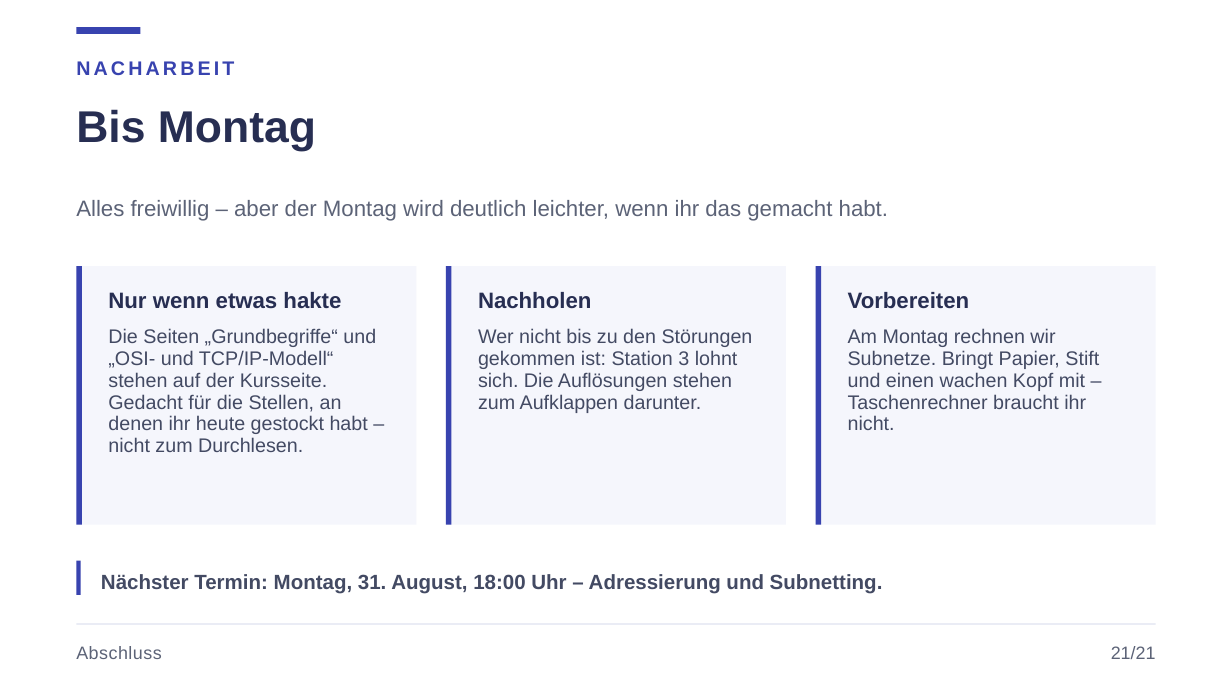
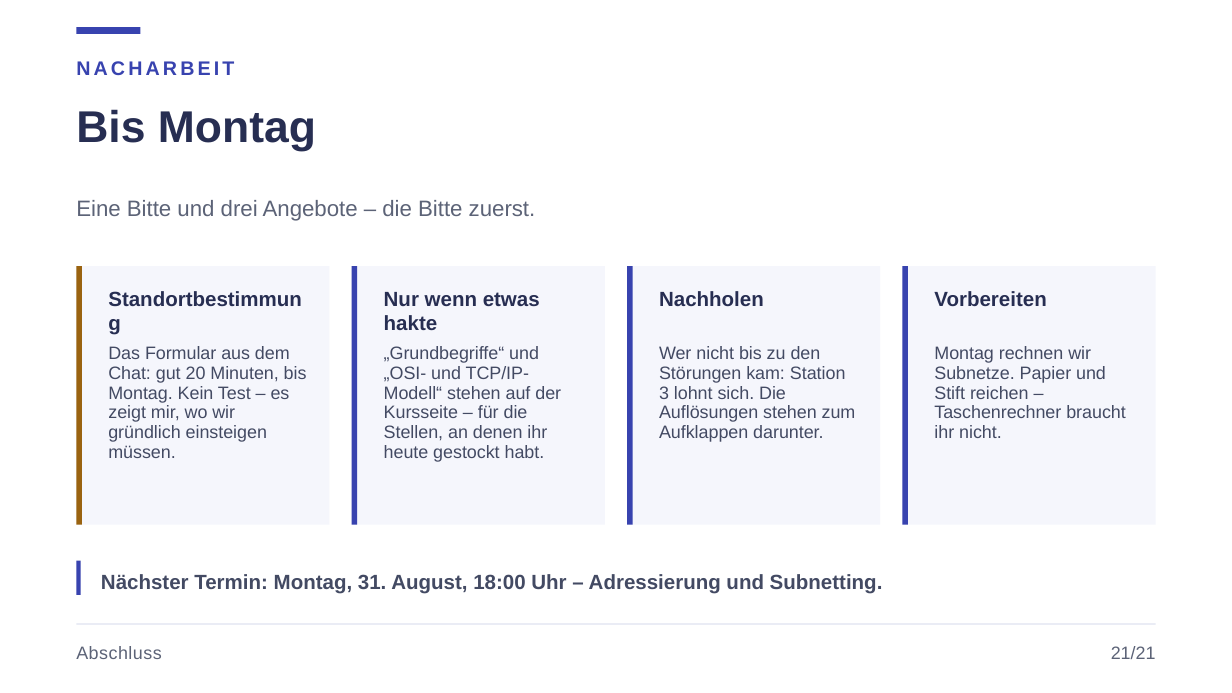
Before and after one commit to JacobMenge/kurs-unterlagen, a slide deck: slide 27 of folien/dist/01-netzwerke-grundlagen.pptx. Drawn at 1232x693 pixels with LibreOffice and Linux fonts; fonts in the diff are those of the drawing. Boxes give left, top, right and bottom in pixels: in the first picture for what was removed or moved away, otherwise in the second. Text is boxed around its words. In the diff, an @@ line names an element or a change of style, - is before the commit and + after.

Commit message:
folien: standortbestimmung auf der bis-montag-folie

```diff
--- a/folien/dist/01-netzwerke-grundlagen.pptx
+++ b/folien/dist/01-netzwerke-grundlagen.pptx
@@ text at (76,200,536,221): text changed @@
-Alles freiwillig – aber der Montag wird deutlich leichter, wenn ihr das gemacht habt.
+Eine Bitte und drei Angebote – die Bitte zuerst.
@@ rectangle: place and size @@
-rectangle at (76,266,416,525)
+rectangle at (76,266,330,525)
@@ rectangle at (76,266,81,525): fill #3843AF to #9A6310 @@
@@ rectangle: place and size @@
-rectangle at (446,266,451,525)
+rectangle at (351,266,356,525)
@@ rectangle: place and size @@
-rectangle at (446,266,786,525)
+rectangle at (351,266,605,525)
@@ rectangle added at (627,266,881,525), fill #F5F6FC @@
@@ rectangle added at (627,266,632,525), fill #3843AF @@
@@ rectangle: place and size @@
-rectangle at (816,266,1156,525)
+rectangle at (903,266,1157,525)
@@ rectangle: place and size @@
-rectangle at (816,266,821,525)
+rectangle at (903,266,908,525)
@@ text added at (108,286,307,338), 12 pt, text #272E52, bold @@
+Standortbestimmung
@@ size 13 to 12 pt in 3 elements at (934,291,1046,306), (659,291,764,306), (384,292,540,330) @@
@@ text "Nur wenn etwas hakte": place and size @@
-text "Nur wenn etwas hakte" at (108,292,341,309)
+text "Nur wenn etwas hakte" at (384,292,540,330)
@@ text "Nachholen": place and size @@
-text "Nachholen" at (478,292,591,309)
+text "Nachholen" at (659,291,764,306)
@@ text "Vorbereiten": place and size @@
-text "Vorbereiten" at (848,292,970,309)
+text "Vorbereiten" at (934,291,1046,306)
@@ text added at (108,346,307,458), 10.5 pt, text #434A63 @@
+Das Formular aus dem Chat: gut 20 Minuten, bis Montag. Kein Test – es zeigt mir, wo wir gründlich einsteigen müssen.
@@ text at (384,346,561,462): text changed; size 11.5 to 10.5 pt @@
-Die Seiten „Grundbegriffe“ und „OSI- und TCP/IP-Modell“ stehen auf der Kursseite. Gedacht für die Stellen, an denen ihr heute gestockt habt – nicht zum Durchlesen.
+„Grundbegriffe“ und „OSI- und TCP/IP-Modell“ stehen auf der Kursseite – für die Stellen, an denen ihr heute gestockt habt.
@@ text at (659,346,856,442): text changed; size 11.5 to 10.5 pt @@
-Wer nicht bis zu den Störungen gekommen ist: Station 3 lohnt sich. Die Auflösungen stehen zum Aufklappen darunter.
+Wer nicht bis zu den Störungen kam: Station 3 lohnt sich. Die Auflösungen stehen zum Aufklappen darunter.
@@ text at (934,346,1126,438): text changed; size 11.5 to 10.5 pt @@
-Am Montag rechnen wir Subnetze. Bringt Papier, Stift und einen wachen Kopf mit – Taschenrechner braucht ihr nicht.
+Montag rechnen wir Subnetze. Papier und Stift reichen – Taschenrechner braucht ihr nicht.
```
Also in this commit, not shown: 1 other file.
